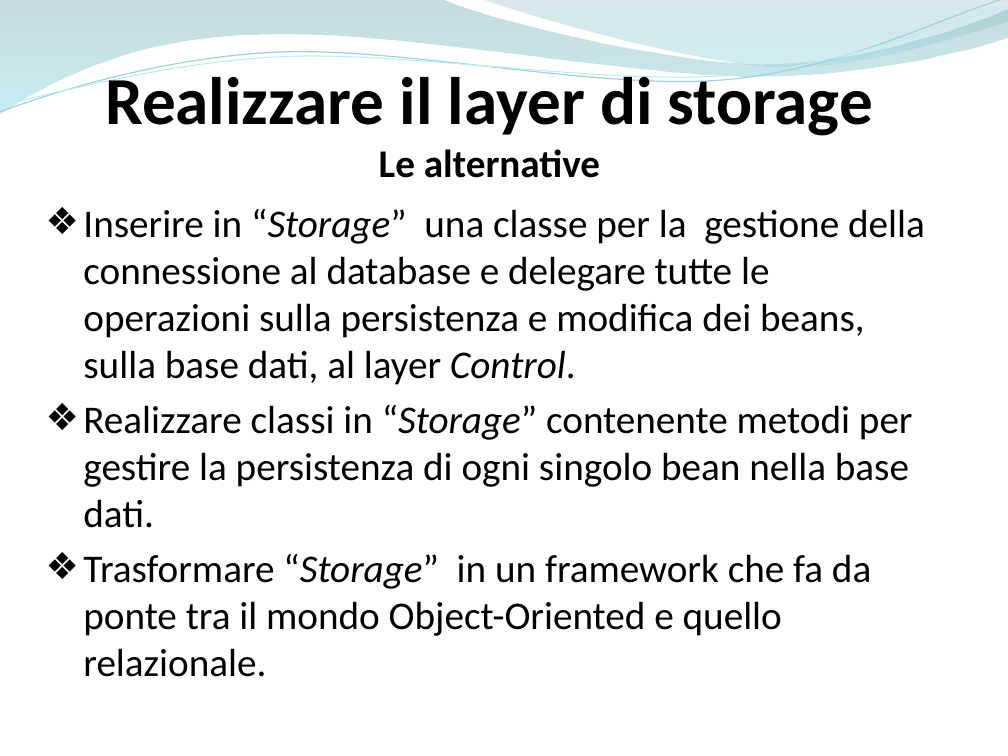
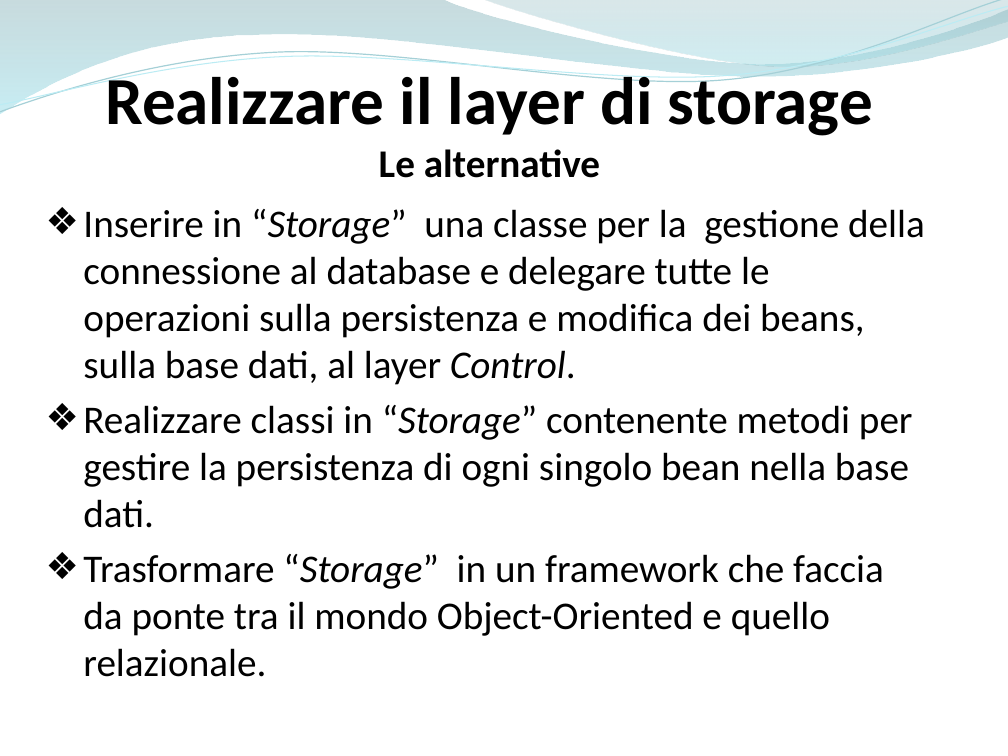
Before and after one commit to ammirate/at-silo, a slide deck: slide 58 of Presentazione/Atsilo1/[BOZZA] Atsilo_A_PresentazioneFinale copia.pptx. Drawn at 1008x756 pixels with LibreOffice and Linux fonts; fonts in the diff are those of the drawing. Boxes give left, top, right and bottom in pixels: in the first picture for what was removed or moved away, otherwise in the second. Text is boxed around its words. In the diff, an @@ line names an element or a change of style, - is before the commit and + after.

Commit message:
[WR] Corretto errore ortografico presentazione framework

```diff
--- a/Presentazione/Atsilo1/[BOZZA] Atsilo_A_PresentazioneFinale copia.pptx
+++ b/Presentazione/Atsilo1/[BOZZA] Atsilo_A_PresentazioneFinale copia.pptx
@@ text at box(83, 554, 884, 677): text changed @@
-❖ Trasformare “Storage” in un framework che fa da ponte tra il mondo Object-Oriented e quello relazionale.
+❖ Trasformare “Storage” in un framework che faccia da ponte tra il mondo Object-Oriented e quello relazionale.
```
